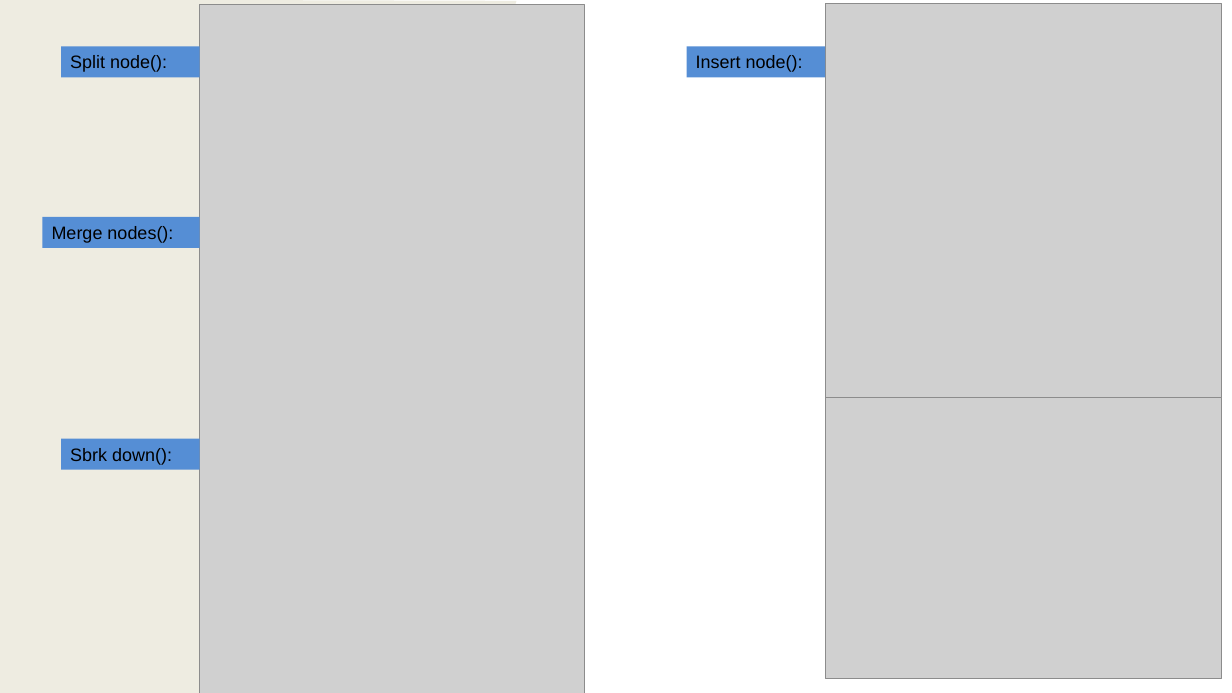
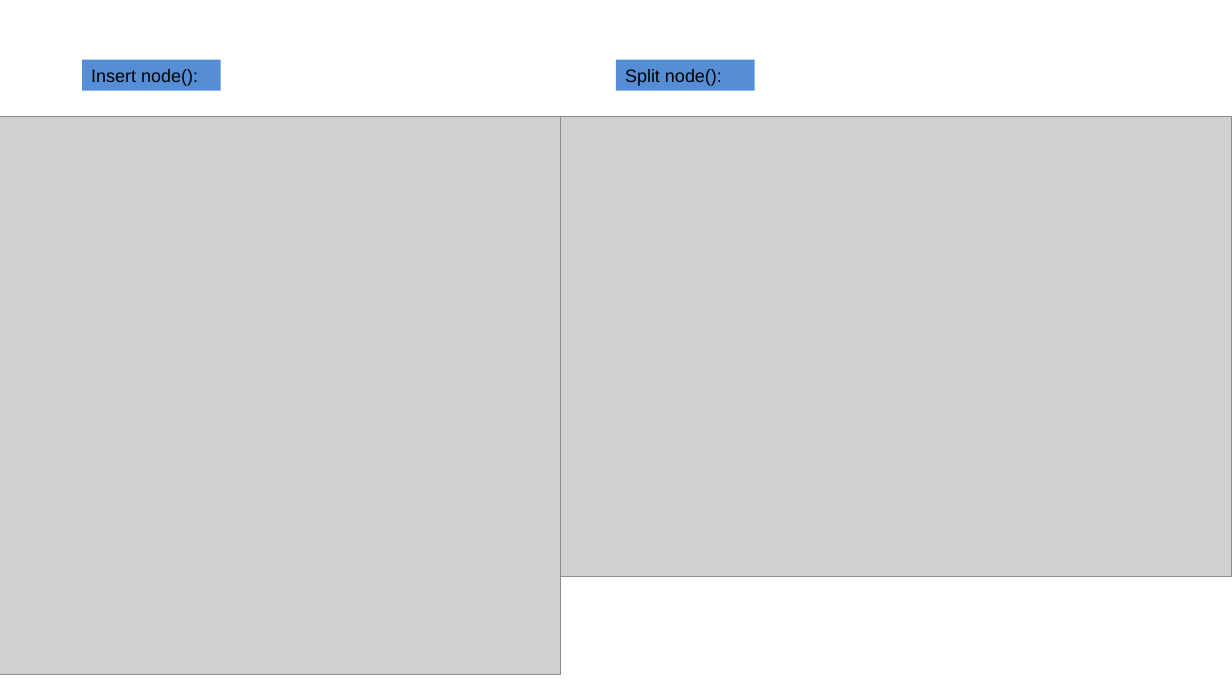
Before and after one commit to OmarMohammedyossef/Heap-Memory-Manger-Project, a slide deck: slide 6 of 4_flowchart/flowchart.pptx (slide 5 before the commit). Drawn at 1232x693 pixels with LibreOffice and Linux fonts; fonts in the diff are those of the drawing; grey boxes stand for pictures. Boxes give left, top, right and bottom in pixels: in the first picture for what was removed or moved away, otherwise in the second. Text is boxed around its words. In the diff, an @@ line names an element or a change of style, - is before the commit and + after.

```diff
--- a/4_flowchart/flowchart.pptx
+++ b/4_flowchart/flowchart.pptx
@@ freeform shape removed at box(0, 0, 517, 693) @@
@@ picture removed at box(825, 4, 1222, 400) @@
@@ rectangle "Insert node():": place and size @@
-rectangle "Insert node():" at box(687, 46, 825, 78)
+rectangle "Insert node():" at box(82, 60, 221, 91)
@@ rectangle "Split node():": place and size @@
-rectangle "Split node():" at box(61, 46, 200, 78)
+rectangle "Split node():" at box(616, 60, 755, 91)
@@ picture: place and size @@
-picture at box(200, 5, 584, 693)
+picture at box(0, 117, 560, 676)
@@ picture added at box(552, 117, 1232, 577) @@
@@ rectangle removed at box(43, 217, 200, 249) @@
-Merge nodes():
@@ picture removed at box(825, 397, 1222, 679) @@
@@ rectangle removed at box(61, 439, 200, 470) @@
-Sbrk down():
```
Also in this commit, not shown: 4 other slides changed, 2 slides added, 1 slide removed, 7 other files.
